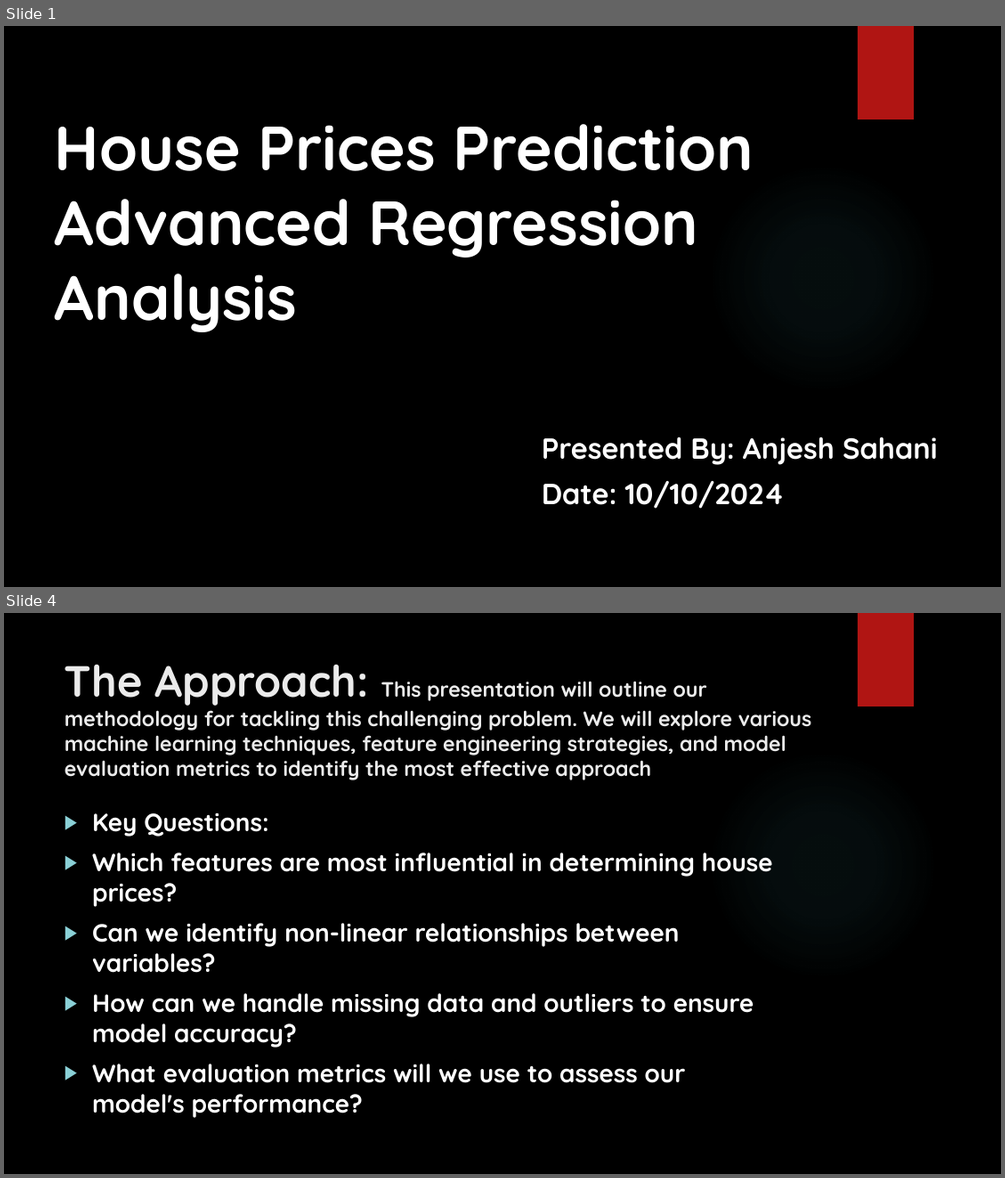
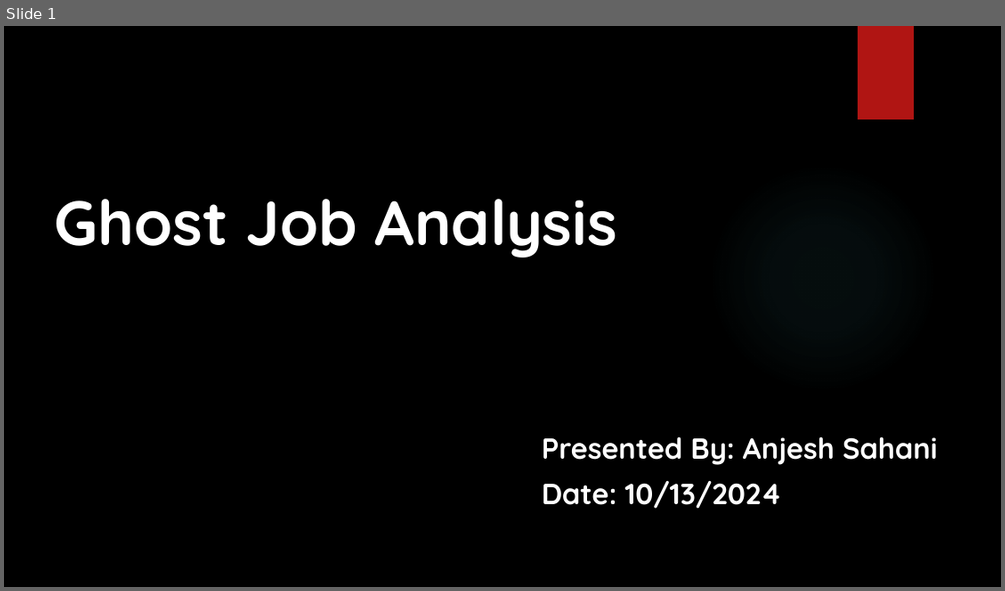
Before and after one commit to AJ-111/House-Price-Advance-Regression-Analysis, a slide deck: CSDA_5310_Individual_Project_Anjesh_Sahani.pptx. Shown one above the other, each under a label of ours: slides 1 and 4 before the commit, slide 1 after it; the slides between them are not shown. The pictures are 1005x1178 and 1005x591 pixels, drawn with LibreOffice and Linux fonts; fonts in the diff are those of the drawing; background and template pictures are left out. Boxes give left, top, right and bottom in pixels: in the first picture for what was removed or moved away, otherwise in the second. Text is boxed around its words. In the diff, an @@ line names an element or a change of style, - is before the commit and + after.

```diff
--- a/CSDA_5310_Individual_Project_Anjesh_Sahani.pptx
+++ b/CSDA_5310_Individual_Project_Anjesh_Sahani.pptx
@@ slide 4 removed at (x1=4, y1=613, x2=1001, y2=1174), background picture (left out); not listed: 2 template elements that a slide beside it also shows @@
@@ title removed at (x1=65, y1=664, x2=812, y2=780) @@
-The Approach: This presentation will outline our methodology for tackling this challenging problem. We will explore various machine learning techniques, feature engineering strategies, and model evaluation metrics to identify the most effective approach
@@ text removed at (x1=92, y1=813, x2=773, y2=1118) @@
-▶ Key Questions:
-▶ Which features are most influential in determining house prices?
-▶ Can we identify non-linear relationships between variables?
-▶ How can we handle missing data and outliers to ensure model accuracy?
-▶ What evaluation metrics will we use to assess our model's performance?
@@ slide 1 changed as well @@
@@ title at (x1=55, y1=199, x2=616, y2=257): text changed @@
-House Prices Prediction Advanced Regression Analysis
+Ghost Job Analysis
@@ subtitle at (x1=542, y1=481, x2=782, y2=508): text changed @@
-Date: 10/10/2024
+Date: 10/13/2024
```
Also in this commit, not shown: 2 other slides changed, 5 slides added, 3 other slides removed, 5 other files.
